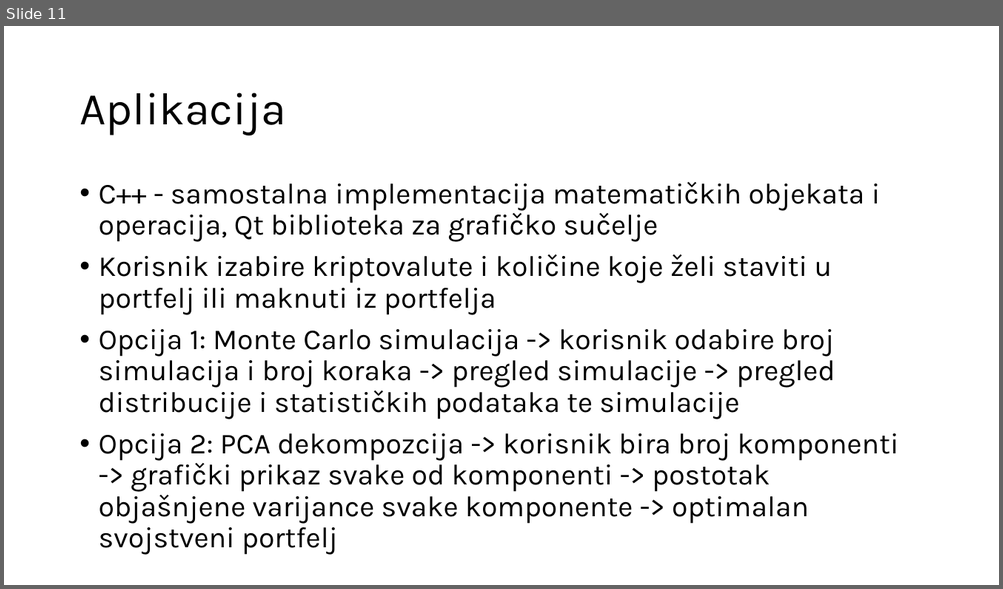
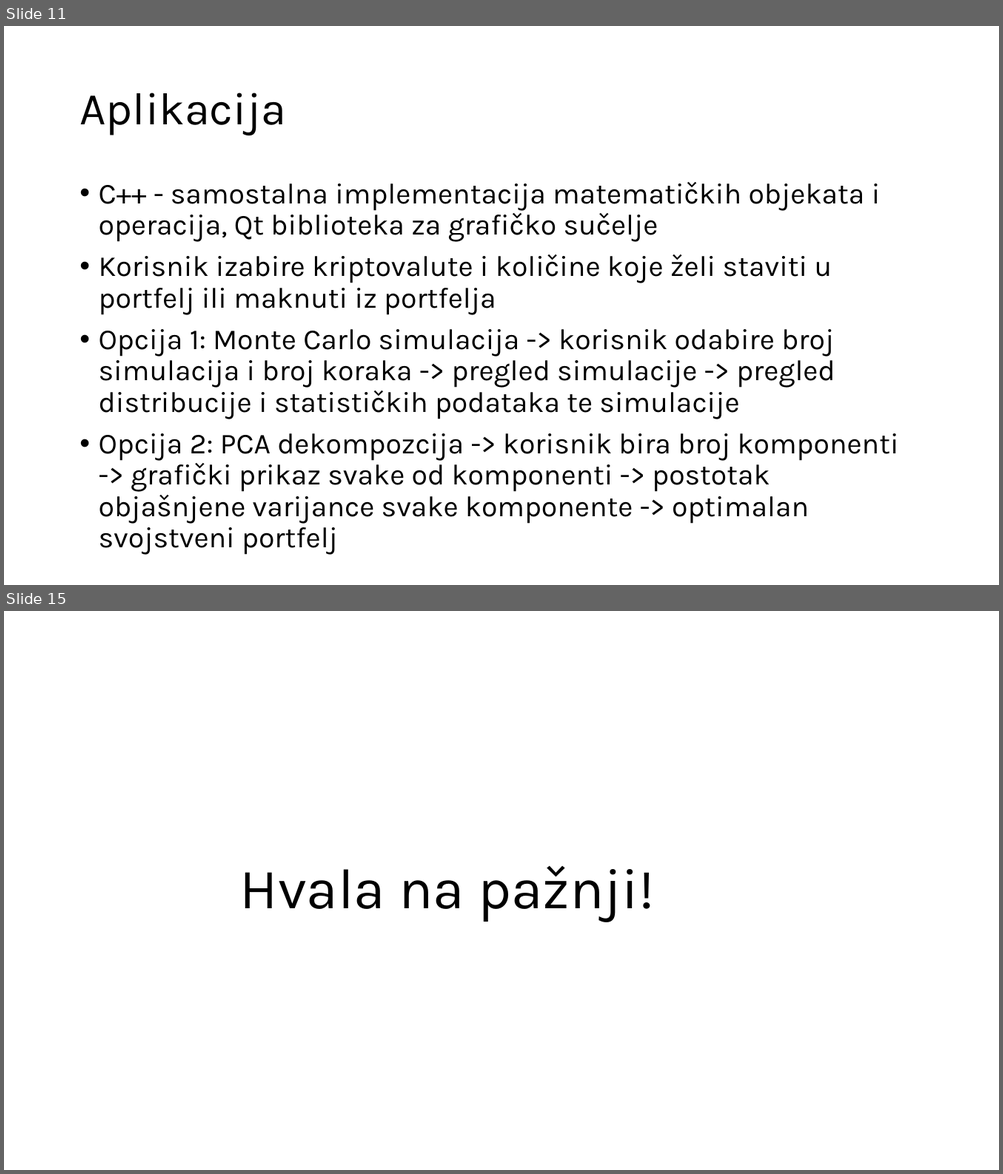
Before and after one commit to IvanDzanija/PortfolioSimulator, a slide deck: Preza.pptx. Shown one above the other, each under a label of ours: slide 11 before the commit, slides 11 and 15 after it; the slides between them are not shown. The pictures are 1003x589 and 1003x1174 pixels, drawn with LibreOffice and Linux fonts; fonts in the diff are those of the drawing. Boxes give left, top, right and bottom in pixels: in the first picture for what was removed or moved away, otherwise in the second. Text is boxed around its words. In the diff, an @@ line names an element or a change of style, - is before the commit and + after.

```diff
--- a/Preza.pptx
+++ b/Preza.pptx
@@ slide 15 added at <box>4,611,999,1170</box>, background #FFFFFF @@
@@ title added at <box>240,866,654,923</box>, 55 pt, text #000000 @@
+Hvala na pažnji!
```
Also in this commit, not shown: 3 slides changed, 2 other slides added.
